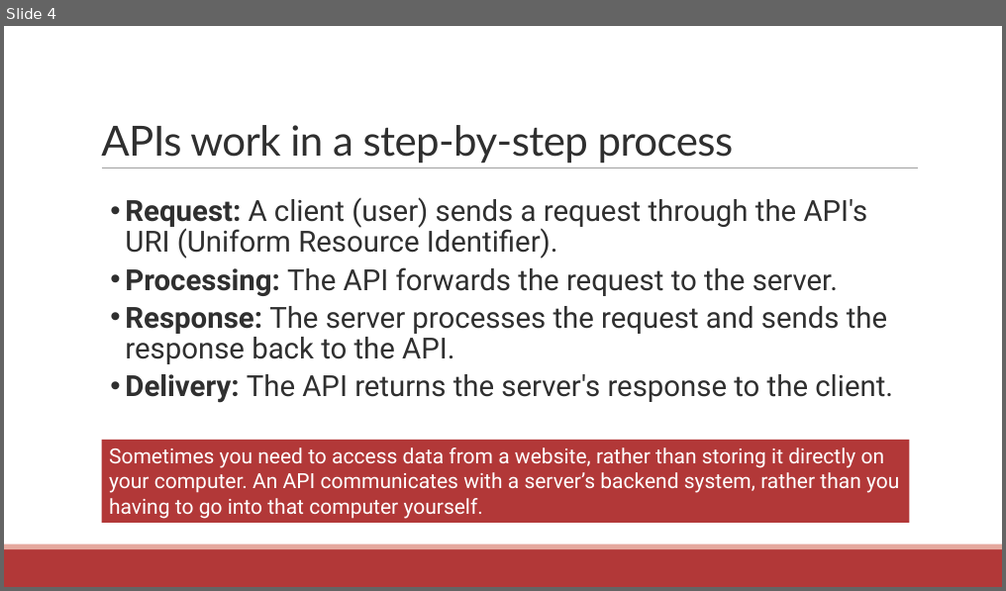
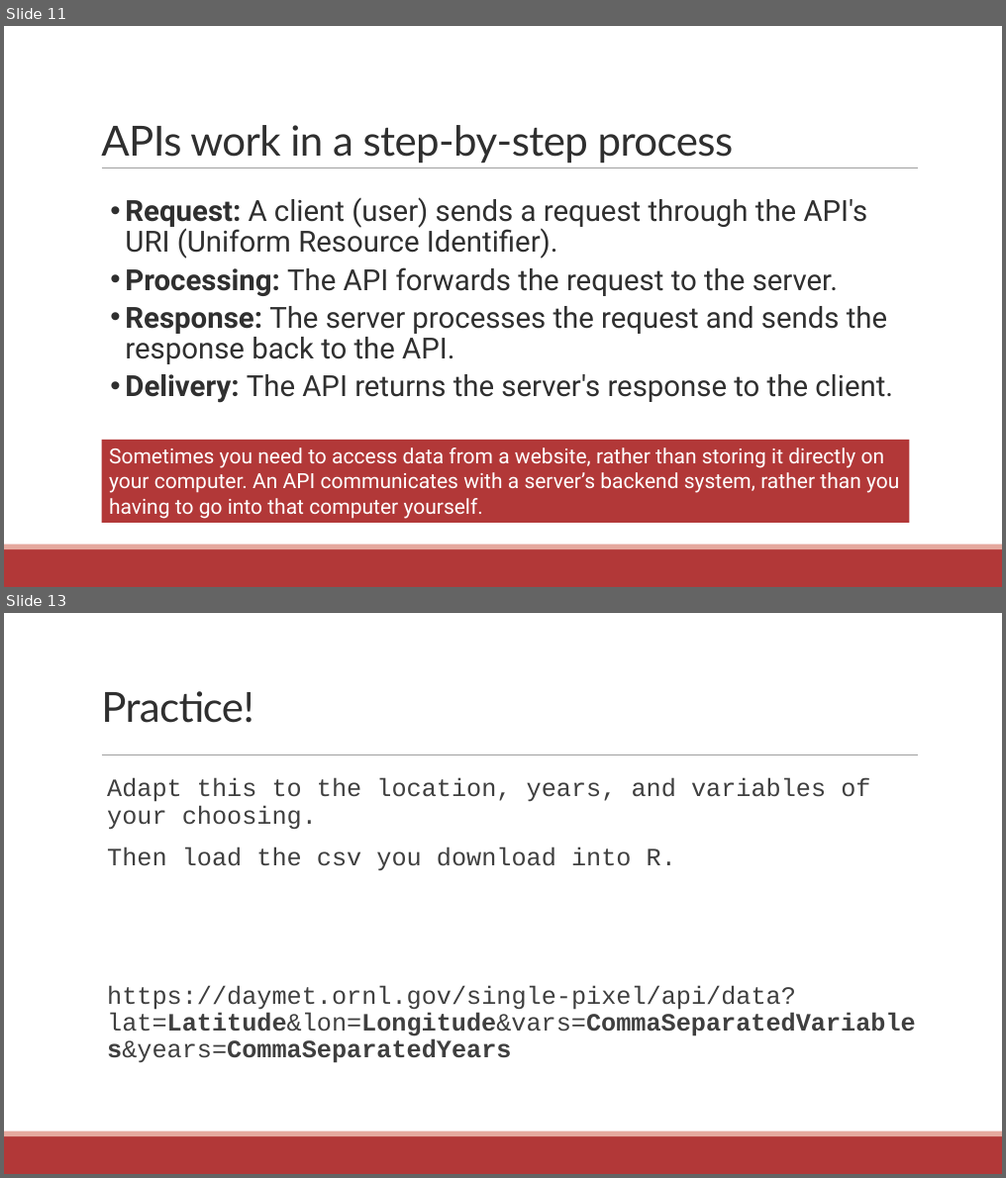
Before and after one commit to communitymaplab/geog4300_datascience, a slide deck: in_class_slides/geog4300_L05-readingdata.pptx. Shown one above the other, each under a label of ours: slide 4 before the commit, slides 11 and 13 after it; the slides between them are not shown. The pictures are 1006x591 and 1006x1178 pixels, drawn with LibreOffice and Linux fonts; fonts in the diff are those of the drawing. Boxes give left, top, right and bottom in pixels: in the first picture for what was removed or moved away, otherwise in the second. Text is boxed around its words. In the diff, an @@ line names an element or a change of style, - is before the commit and + after.

```diff
--- a/in_class_slides/geog4300_L05-readingdata.pptx
+++ b/in_class_slides/geog4300_L05-readingdata.pptx
@@ slide 13 added at bbox=[4, 613, 1002, 1174], background #FFFFFF; not listed: 3 template elements that a slide beside it also shows @@
@@ title added at bbox=[101, 691, 254, 723], 40 pt, text #2F2F2F @@
+Practice!
@@ text added at bbox=[107, 778, 870, 871], 24 pt, text #3F3F3F @@
+Adapt this to the location, years, and variables of your choosing.
+Then load the csv you download into R.
@@ text added at bbox=[107, 985, 916, 1063], 24 pt, text #3F3F3F @@
+https://daymet.ornl.gov/single-pixel/api/data?lat=Latitude&lon=Longitude&vars=CommaSeparatedVariables&years=CommaSeparatedYears
@@ what was slide 4 is now slide 11 @@
```
Also in this commit, not shown: 2 slides changed, 9 other slides added, 1 slide removed, 8 other files.
